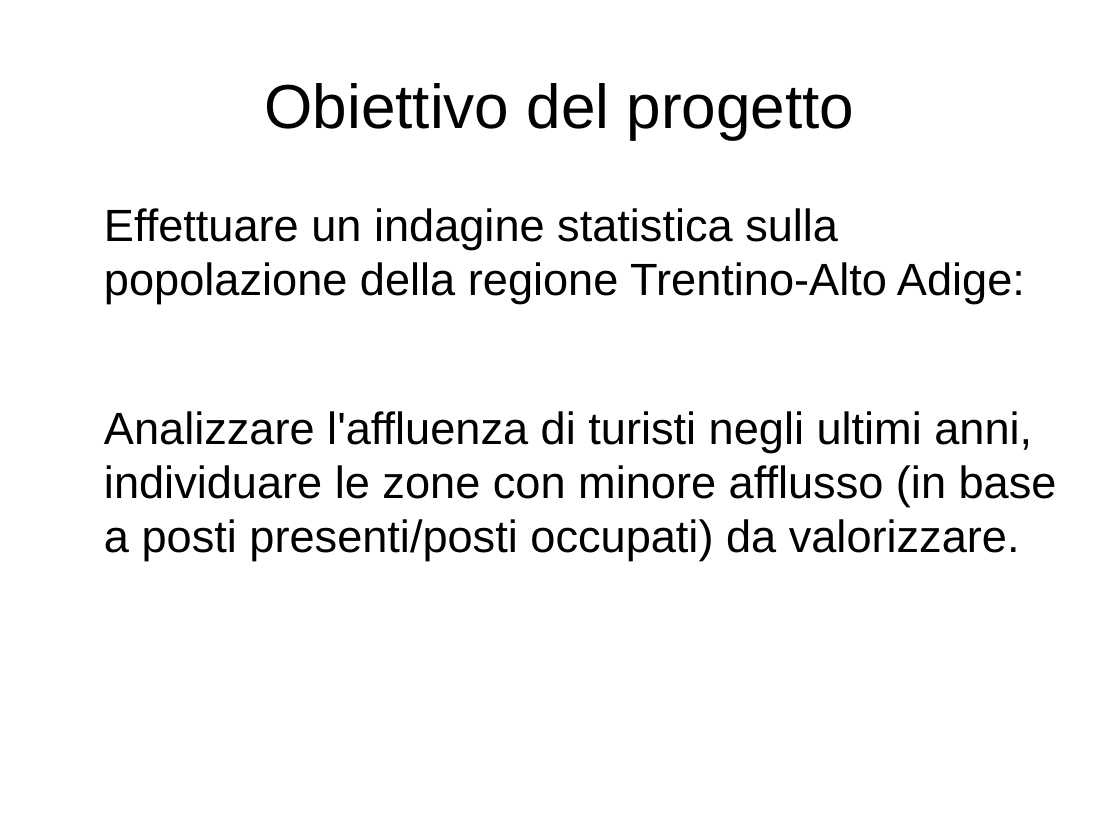
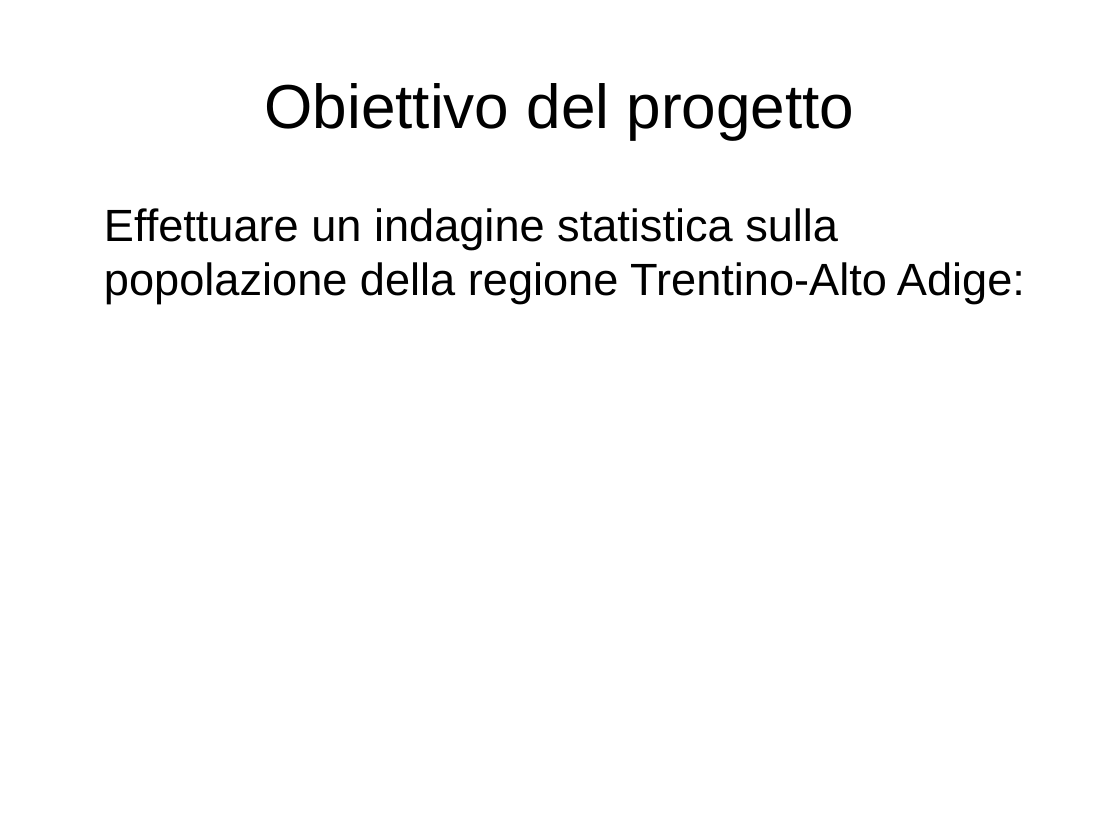
Before and after one commit to MascioSpam/esame_bdt, a slide deck: slide 2 of relazione.odp. Drawn at 1120x840 pixels with LibreOffice and Linux fonts; fonts in the diff are those of the drawing. Boxes give left, top, right and bottom in pixels: in the first picture for what was removed or moved away, otherwise in the second. Text is boxed around its words. In the diff, an @@ line names an element or a change of style, - is before the commit and + after.

Commit message:
Manca sviluppo progetto qgis e screenshot relazione

```diff
--- a/relazione.odp
+++ b/relazione.odp
@@ text at (x1=104, y1=411, x2=1057, y2=561): paragraph removed @@
-Analizzare l'affluenza di turisti negli ultimi anni, individuare le zone con minore afflusso (in base a posti presenti/posti occupati) da valorizzare.
```
Also in this commit, not shown: 2 slides added, 52 other files.
